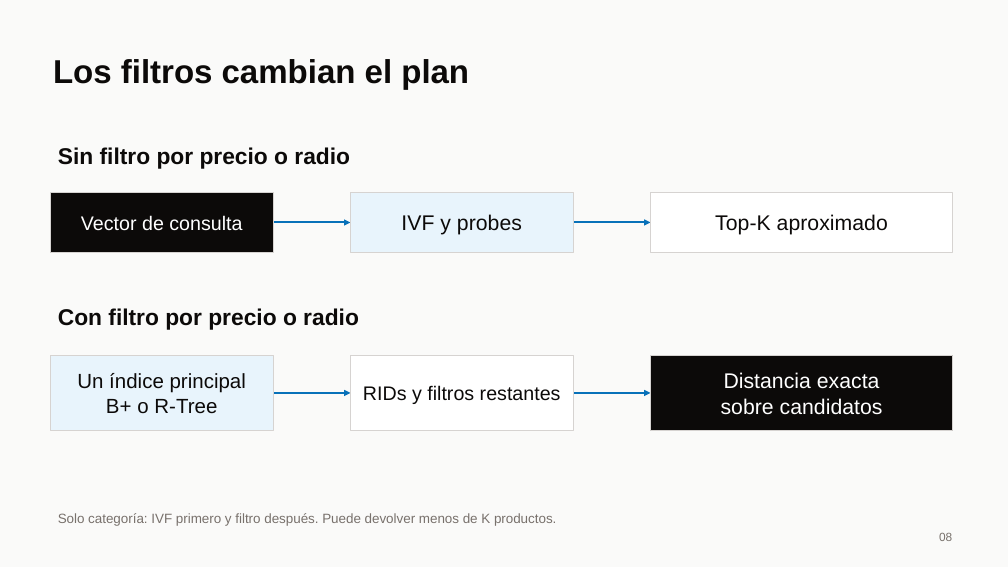
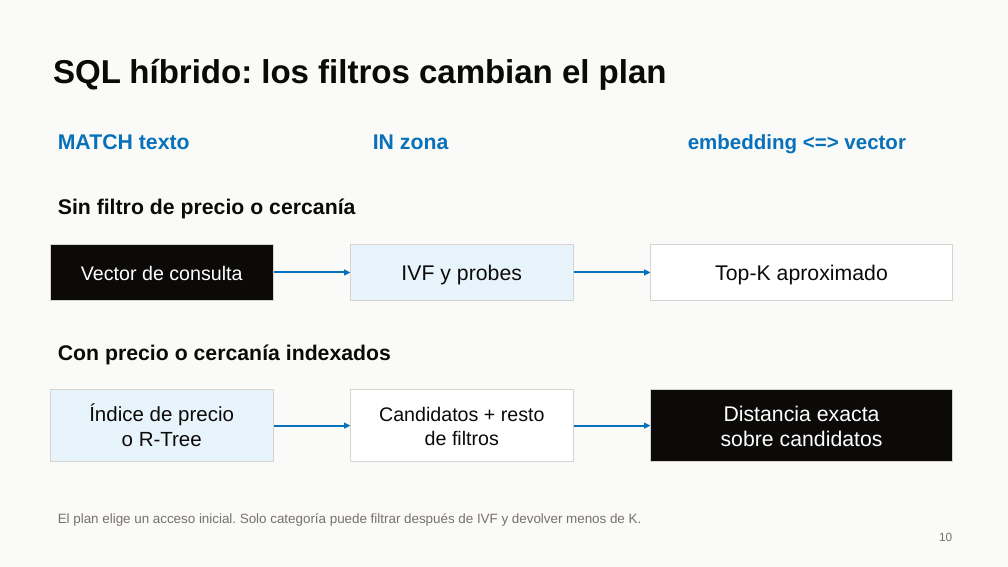
Before and after one commit to brandoLC/proyecto_BD2, a slide deck: slide 10 of presentacion/Presentacion_MiniDB.pptx (slide 8 before the commit). Drawn at 1008x567 pixels with LibreOffice and Linux fonts; fonts in the diff are those of the drawing. Boxes give left, top, right and bottom in pixels: in the first picture for what was removed or moved away, otherwise in the second. Text is boxed around its words. In the diff, an @@ line names an element or a change of style, - is before the commit and + after.

```diff
--- a/presentacion/Presentacion_MiniDB.pptx
+++ b/presentacion/Presentacion_MiniDB.pptx
@@ text at (53, 58, 667, 90): text changed @@
-Los filtros cambian el plan
+SQL híbrido: los filtros cambian el plan
@@ text added at (58, 134, 190, 150), 20.2 pt, text #0871B9, bold @@
+MATCH texto
@@ text added at (373, 134, 448, 150), 20.2 pt, text #0871B9, bold @@
+IN zona
@@ text added at (688, 134, 906, 154), 19.5 pt, text #0871B9, bold @@
+embedding <=> vector
@@ text at (58, 198, 355, 219): text changed; size 21.8 to 20.2 pt @@
-Sin filtro por precio o radio
+Sin filtro de precio o cercanía
@@ rectangle "Vector de consulta": place and size @@
-rectangle "Vector de consulta" at (51, 192, 274, 253)
+rectangle "Vector de consulta" at (51, 244, 274, 301)
@@ rectangle "IVF y probes": place and size @@
-rectangle "IVF y probes" at (351, 192, 574, 253)
+rectangle "IVF y probes" at (351, 244, 574, 301)
@@ rectangle "Top-K aproximado": place and size @@
-rectangle "Top-K aproximado" at (650, 192, 953, 253)
+rectangle "Top-K aproximado" at (650, 244, 953, 301)
@@ arrow moved from (273, 222) - (351, 222) to (273, 272) - (351, 272) @@
@@ arrow moved from (573, 222) - (650, 222) to (573, 272) - (650, 272) @@
@@ text at (58, 344, 391, 365): text changed; size 21.8 to 20.2 pt @@
-Con filtro por precio o radio
+Con precio o cercanía indexados
@@ rectangle removed at (351, 355, 574, 431) @@
-RIDs y filtros restantes
@@ rectangle "Índice de precio": place and size @@
-rectangle "Índice de precio" at (51, 355, 274, 431)
+rectangle "Índice de precio" at (51, 390, 274, 462)
@@ text in rectangle at (89, 405, 234, 447): text changed @@
-Un índice principal
-B+ o R-Tree
+Índice de precio
+o R-Tree
@@ rectangle added at (351, 390, 574, 462), fill #FFFFFF, outline #D6D3D1 0.75 pt, 18.8 pt, text #0C0A09 @@
+Candidatos + resto
+de filtros
@@ rectangle "Distancia exacta": place and size @@
-rectangle "Distancia exacta" at (650, 355, 953, 431)
+rectangle "Distancia exacta" at (650, 390, 953, 462)
@@ arrow moved from (273, 393) - (351, 393) to (273, 426) - (351, 426) @@
@@ arrow moved from (573, 393) - (650, 393) to (573, 426) - (650, 426) @@
@@ text at (58, 513, 642, 526): text changed @@
-Solo categoría: IVF primero y filtro después. Puede devolver menos de K productos.
+El plan elige un acceso inicial. Solo categoría puede filtrar después de IVF y devolver menos de K.
@@ text at (939, 533, 952, 541): text changed @@
-08
+10
```
Also in this commit, not shown: 5 other slides changed, 6 slides added, 6 slides removed.
